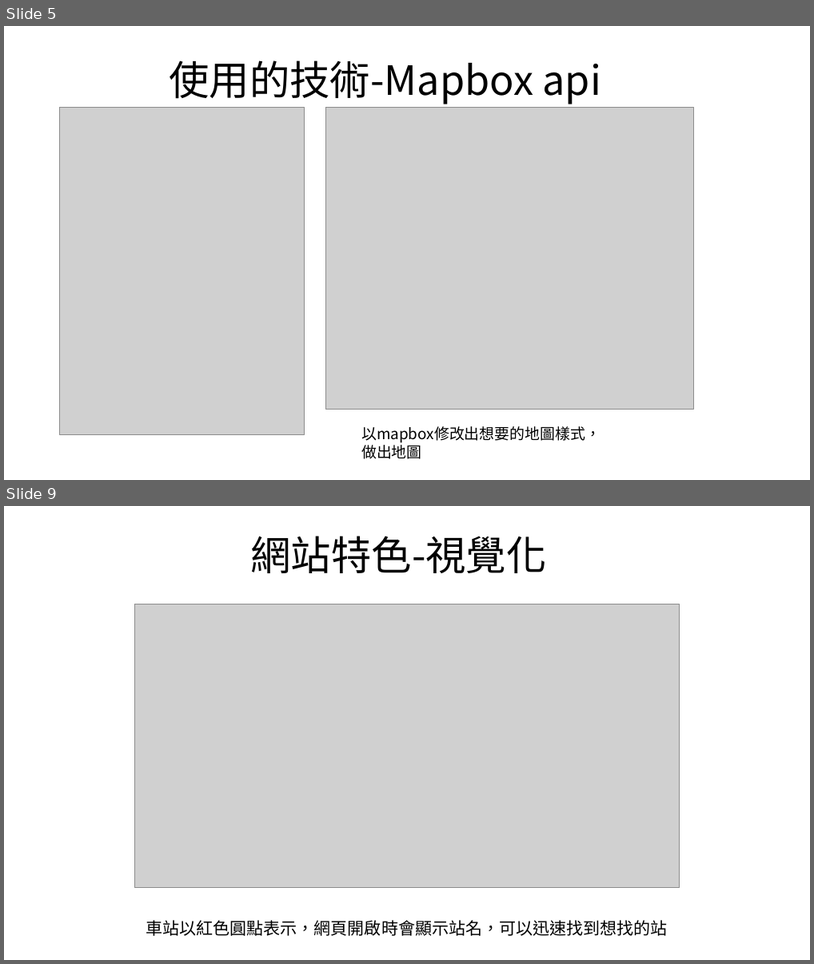
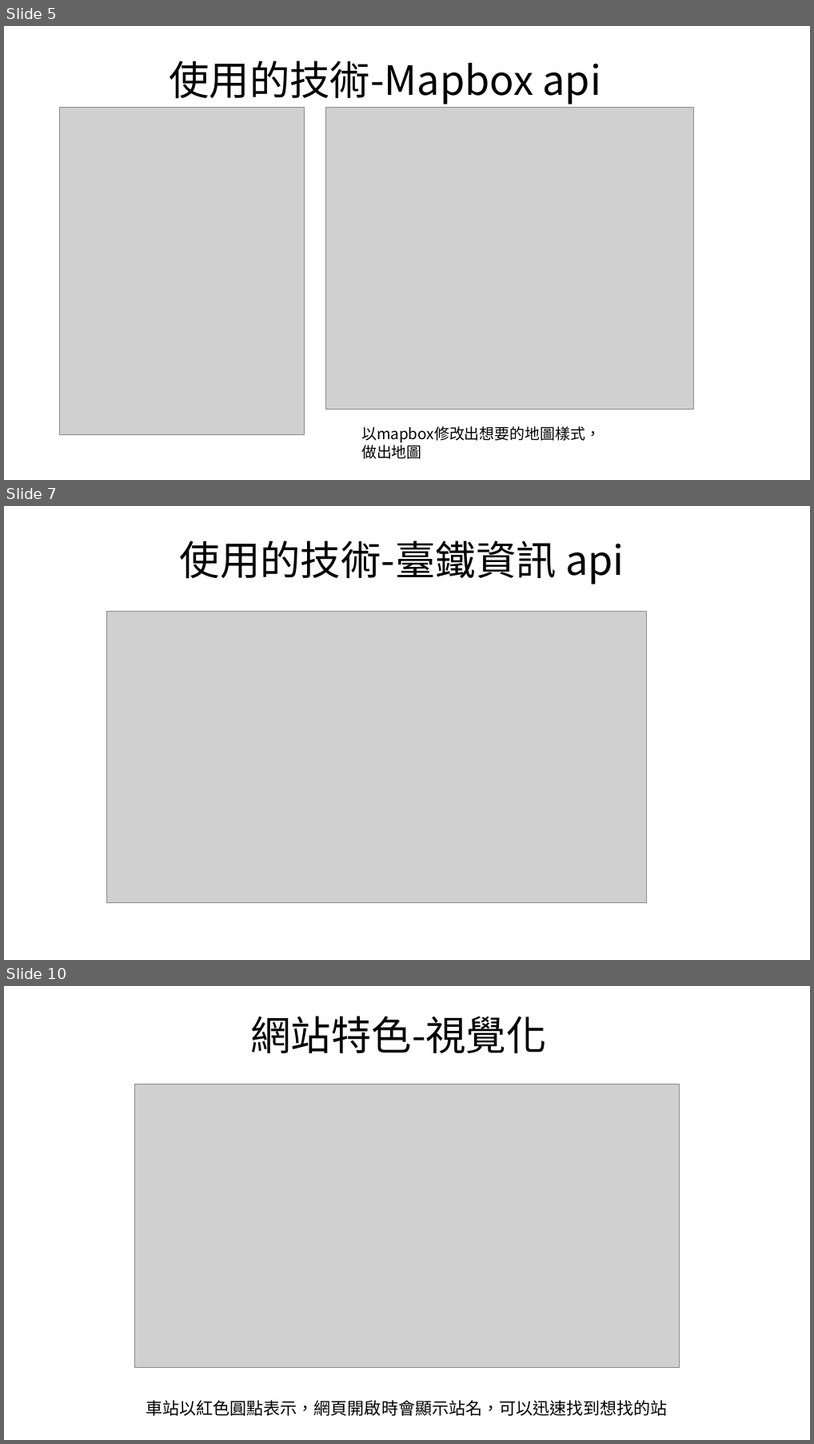
Before and after one commit to asce19zh/dynamic-taitrain-map, a slide deck: 臺鐵列車動態地圖-00757006+00757043.pptx. Shown one above the other, each under a label of ours: slides 5 and 9 before the commit, slides 5, 7 and 10 after it; the slides between them are not shown. The pictures are 814x964 and 814x1444 pixels, drawn with LibreOffice and Linux fonts; fonts in the diff are those of the drawing; grey boxes stand for pictures; background and template pictures are left out. Boxes give left, top, right and bottom in pixels: in the first picture for what was removed or moved away, otherwise in the second. Text is boxed around its words. In the diff, an @@ line names an element or a change of style, - is before the commit and + after.

```diff
--- a/臺鐵列車動態地圖-00757006+00757043.pptx
+++ b/臺鐵列車動態地圖-00757006+00757043.pptx
@@ slide 7 added at <box>4,506,810,960</box>, background picture (left out) @@
@@ text added at <box>180,540,624,584</box>, 48 pt, text #000000 @@
+使用的技術-臺鐵資訊 api
@@ picture added at <box>107,612,648,902</box> @@
@@ what was slide 9 is now slide 10 @@
```
Also in this commit, not shown: 5 slides changed, 1 other file.
